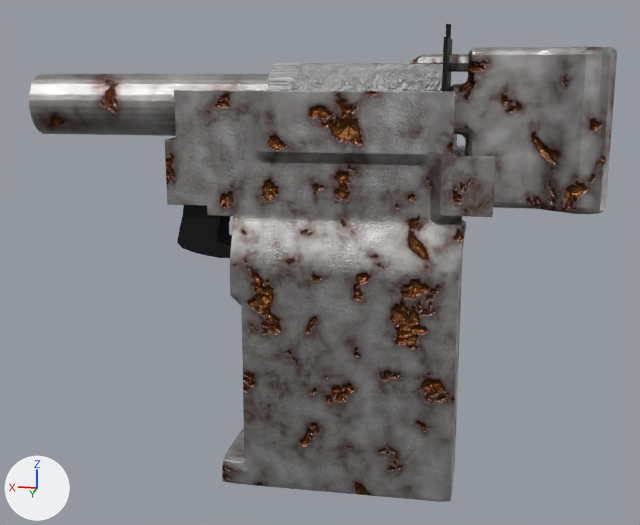
The Blender file 3course1semestr/VRAR/project.blend as it was, and as the next commit left it.
Camera for both pictures: a camera (50 mm lens) standing at (-0.76, 5.49, 0.79) and looking at (0.23, 0.2, -0.43). The lights are fixed; the arrows at lower left show +X, +Y and +Z.

Names of what the first picture shows: 'Plane.001', 'Second sid', 'Yoke', 'crhandler', 'guidepin', 'tube', 'tubecover'.
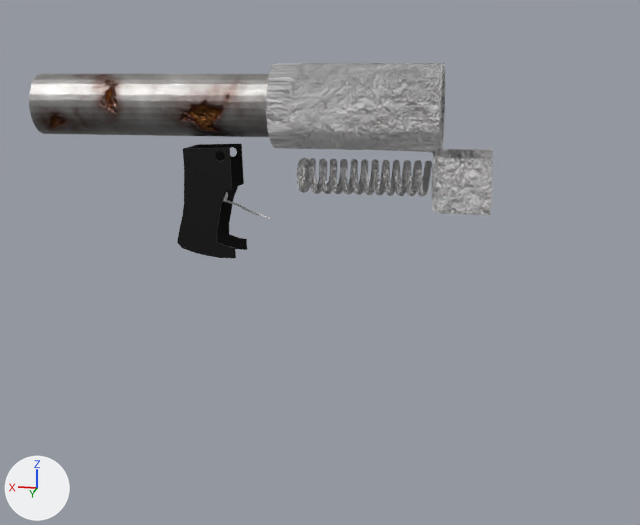
Boxes [x1, y1, x2, y2] around the edits, measured in the pictures (640 x 525 px):
'Second sid', hidden: before [165, 90, 495, 502]
'crhandler', hidden: before [448, 47, 617, 214]
'guidepin', hidden: before [410, 54, 469, 72]
'Plane.001', hidden (black): before [442, 24, 452, 91]
'tubecover', unchanged, uncovered by the edit: before [267, 63, 465, 156]; after [266, 63, 493, 215]
'Yoke', unchanged, uncovered by the edit: before [177, 205, 232, 258]; after [177, 144, 247, 258]
'controlrodspring', unchanged, uncovered by the edit: after [309, 158, 432, 196]

What the commit changed:
Object 'crhandler' (ob_crhandler) is now hidden.
Object 'guidepin' (ob_guidepin) is now hidden.
Object 'Second sid' (ob_second_sid) is now hidden.
Object 'Plane.001' (ob_plane_001) is now hidden.
